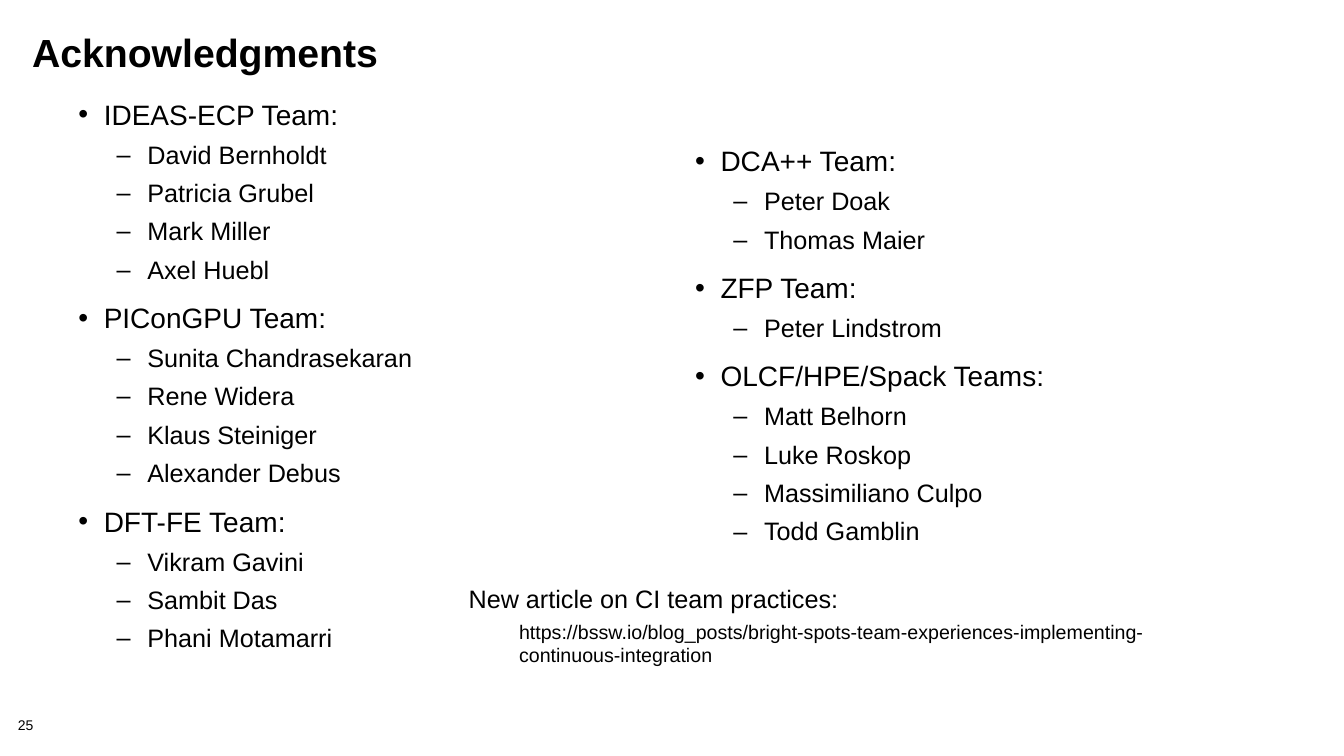
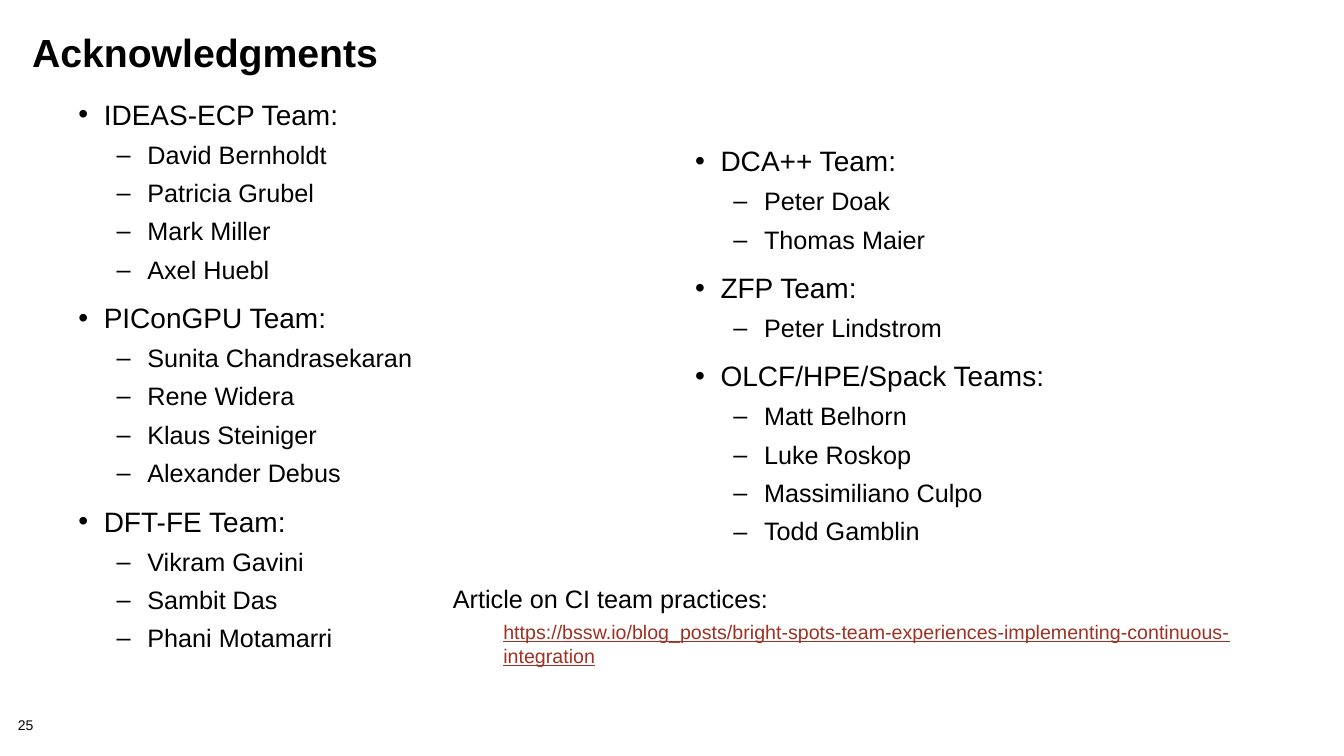
Before and after one commit to bssw-tutorial/presentations, a slide deck: slide 25 of packaging-short.pptx. Drawn at 1344x756 pixels with LibreOffice and Linux fonts; fonts in the diff are those of the drawing; background and template pictures are left out. Boxes give left, top, right and bottom in pixels: in the first picture for what was removed or moved away, otherwise in the second. Text is boxed around its words. In the diff, an @@ line names an element or a change of style, - is before the commit and + after.

```diff
--- a/packaging-short.pptx
+++ b/packaging-short.pptx
@@ text "Article on CI team practices:": place and size @@
-text "Article on CI team practices:" at box(469, 589, 1143, 666)
+text "Article on CI team practices:" at box(453, 589, 1228, 667)
@@ text at box(453, 589, 768, 613): text changed @@
-New article on CI team practices:
+Article on CI team practices:
@@ text at box(503, 624, 1228, 667): text colour #000000 to #A03123, underline on in "https://bssw.io/blog_posts/bright-spots-team-experiences-imp ..." @@
```
Also in this commit, not shown: 17 other slides changed, 3 other files.
